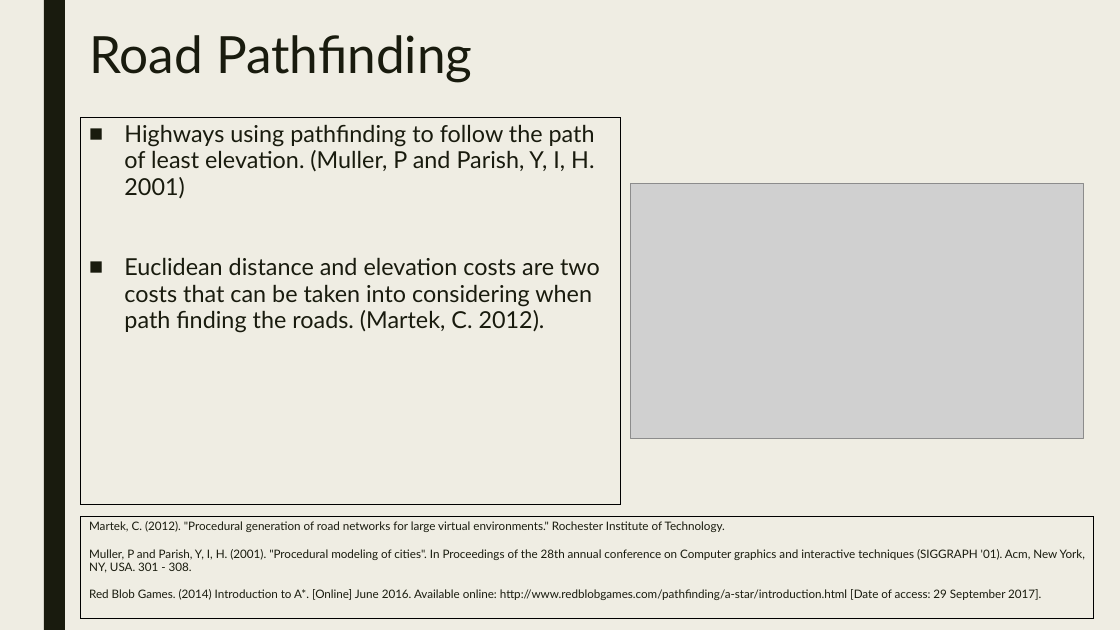
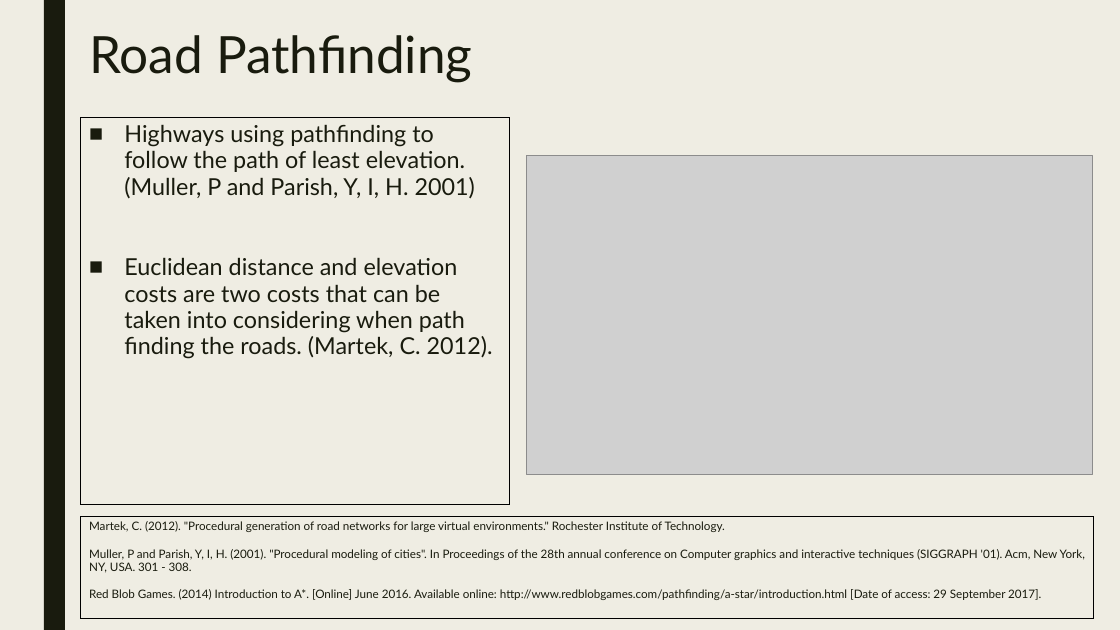
Before and after one commit to JosephBarber96/FinalProject, a slide deck: slide 7 of Presentation.pptx (slide 6 before the commit). Drawn at 1120x630 pixels with LibreOffice and Linux fonts; fonts in the diff are those of the drawing; grey boxes stand for pictures. Boxes give left, top, right and bottom in pixels: in the first picture for what was removed or moved away, otherwise in the second. Text is boxed around its words. In the diff, an @@ line names an element or a change of style, - is before the commit and + after.

```diff
--- a/Presentation.pptx
+++ b/Presentation.pptx
@@ text "Highways using pathfinding to follow ...": place and size @@
-text "Highways using pathfinding to follow ..." at bbox=[81, 117, 620, 505]
+text "Highways using pathfinding to follow ..." at bbox=[81, 117, 509, 505]
@@ picture: place and size @@
-picture at bbox=[630, 183, 1084, 439]
+picture at bbox=[527, 155, 1093, 474]
```
Also in this commit, not shown: 8 other slides changed, 3 slides added, 3 other files.
